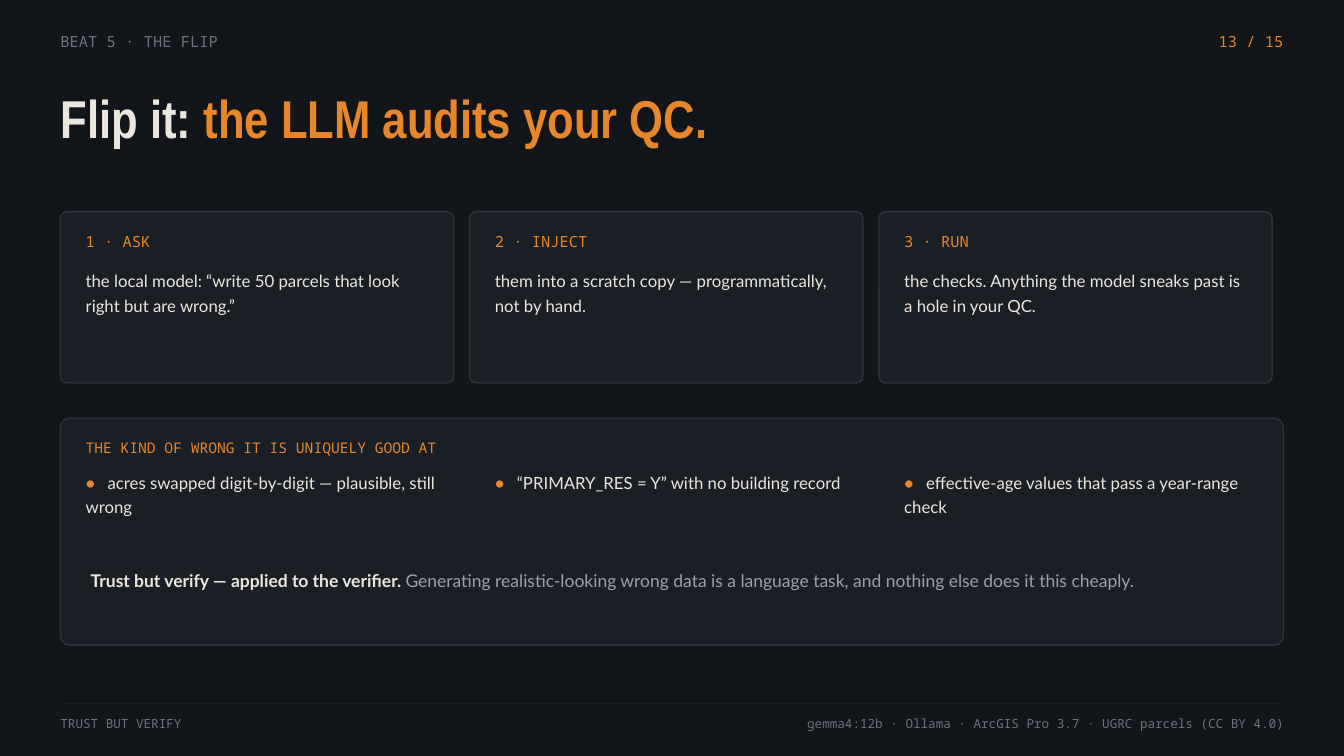
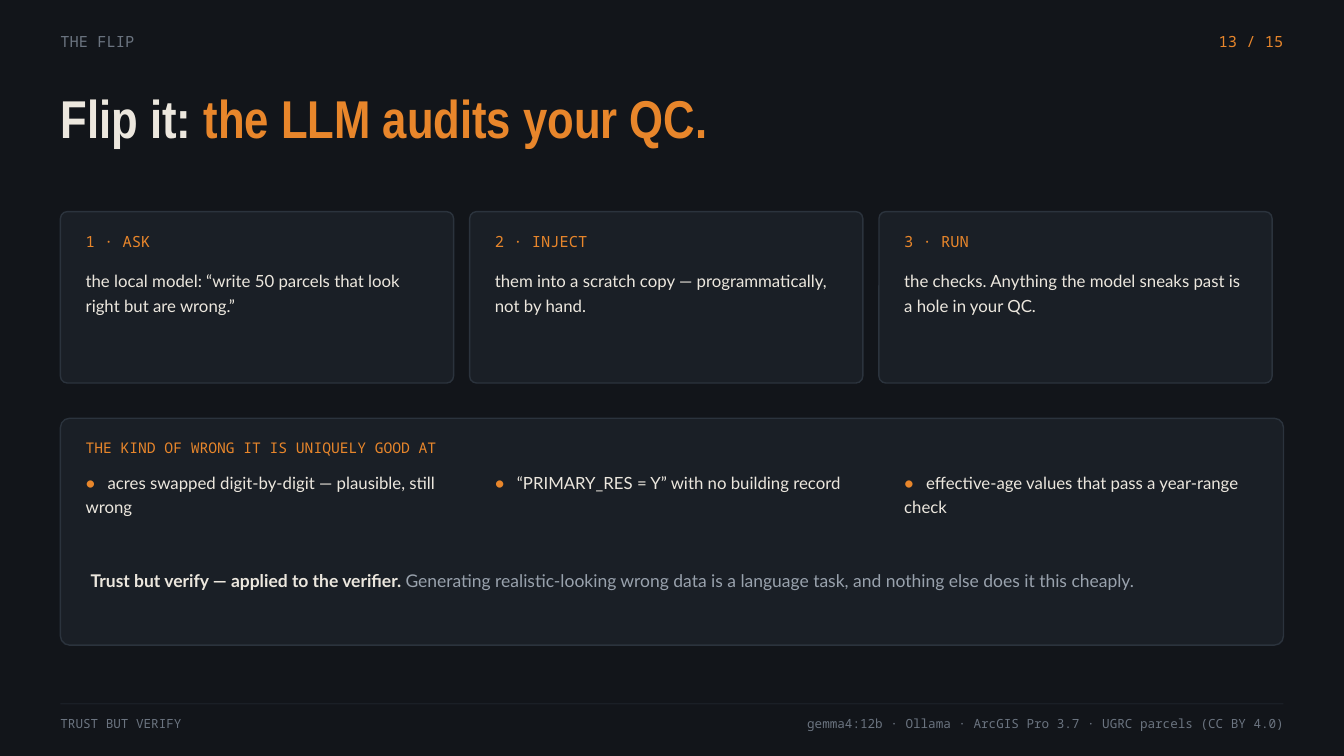
Before and after one commit to Robert-Sunrise-Engineering/G5Presentation, a slide deck: slide 6 of slides/deck_g5_beats2.pptx. Drawn at 1344x756 pixels with LibreOffice and Linux fonts; fonts in the diff are those of the drawing. Boxes give left, top, right and bottom in pixels: in the first picture for what was removed or moved away, otherwise in the second. Text is boxed around its words. In the diff, an @@ line names an element or a change of style, - is before the commit and + after.

```diff
--- a/slides/deck_g5_beats2.pptx
+++ b/slides/deck_g5_beats2.pptx
@@ text at (60,36,134,47): text changed @@
-BEAT 5 · THE FLIP
+THE FLIP
```
Also in this commit, not shown: 5 other slides changed, 10 other files.
